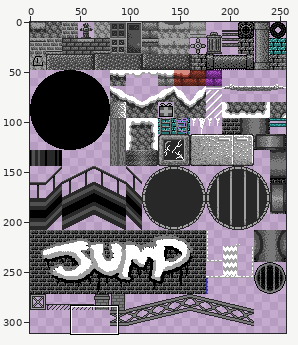
One commit to this sprite sheet: resources/tilesets/tiled_files/urbant.png. The picture above shows the old version from afar; the outline marks the close-up.
Close-up. Earlier state:
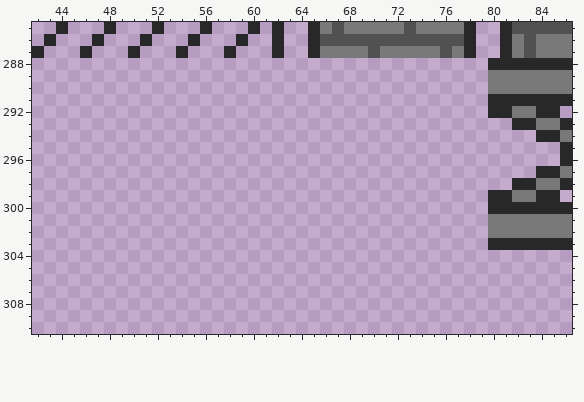
The file is 256x336 pixels. Shown: x 42..86, y 285..310. The wide view leaves out empty margins.
The result:
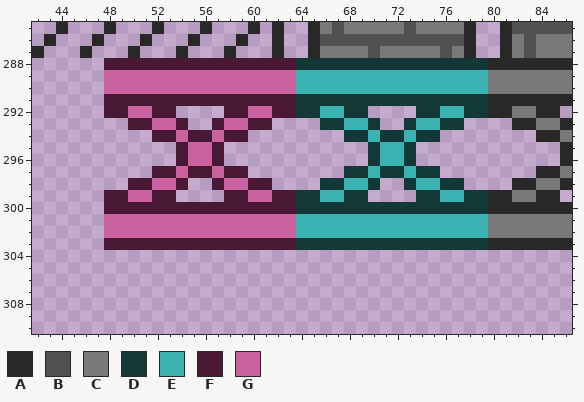
Palette (. is transparent): A #282828  B #515151  C #797979  D #133838  E #3bb2b2  F #481834  G #cb62a0
The author wrote: Add ability to climb up floor on Stormy Streets level
The exact change:
@@ x 42..86 @@
 287 A...A...A...A...A...A..ACCCCBCCCCCBCA..ACBCCC
-288 ......................................AAAAAAA
-289 ......................................CCCCCCC
-290 ......................................CCCCCCC
-291 ......................................AAAAAAA
-292 ......................................AACCAA.
-293 ........................................AACCA
-294 ..........................................AAC
-295 ............................................A
-296 ............................................A
-297 ..........................................AAC
-298 ........................................AACCA
-299 ......................................AACCAA.
-300 ......................................AAAAAAA
-301 ......................................CCCCCCC
-302 ......................................CCCCCCC
-303 ......................................AAAAAAA
+288 ......FFFFFFFFFFFFFFFFDDDDDDDDDDDDDDDDAAAAAAA
+289 ......GGGGGGGGGGGGGGGGEEEEEEEEEEEEEEEECCCCCCC
+290 ......GGGGGGGGGGGGGGGGEEEEEEEEEEEEEEEECCCCCCC
+291 ......FFFFFFFFFFFFFFFFDDDDDDDDDDDDDDDDAAAAAAA
+292 ......FFGGFF....FFGGFFDDEEDD....DDEEDDAACCAA.
+293 ........FFGGF..FGGFF....DDEED..DEEDD....AACCA
+294 ..........FFGFFGFF........DDEDDEDD........AAC
+295 ............FGGF............DEED............A
+296 ............FGGF............DEED............A
+297 ..........FFGFFGFF........DDEDDEDD........AAC
+298 ........FFGGF..FGGFF....DDEED..DEEDD....AACCA
+299 ......FFGGFF....FFGGFFDDEEDD....DDEEDDAACCAA.
+300 ......FFFFFFFFFFFFFFFFDDDDDDDDDDDDDDDDAAAAAAA
+301 ......GGGGGGGGGGGGGGGGEEEEEEEEEEEEEEEECCCCCCC
+302 ......GGGGGGGGGGGGGGGGEEEEEEEEEEEEEEEECCCCCCC
+303 ......FFFFFFFFFFFFFFFFDDDDDDDDDDDDDDDDAAAAAAA
 304 .............................................
